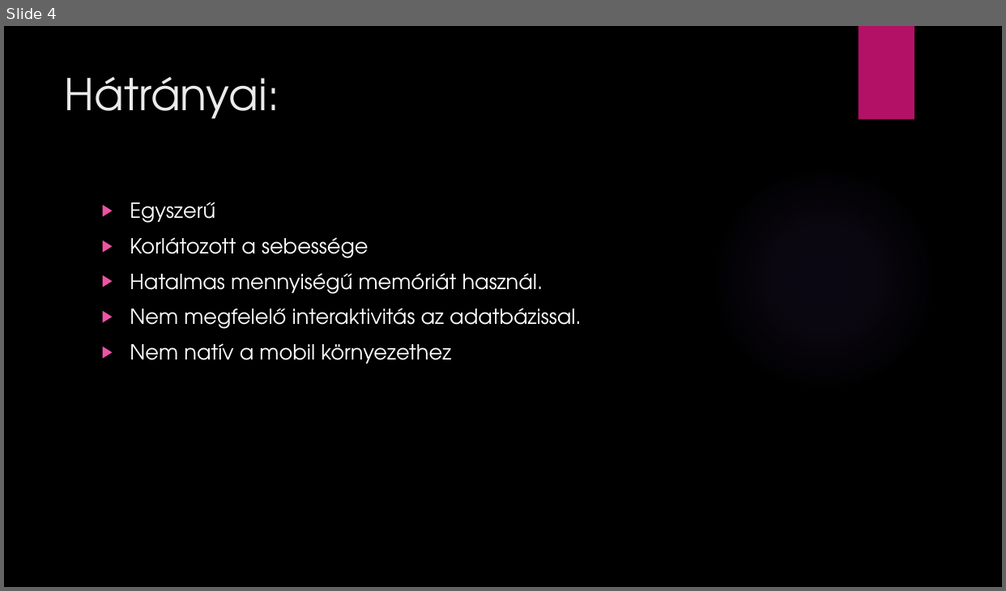
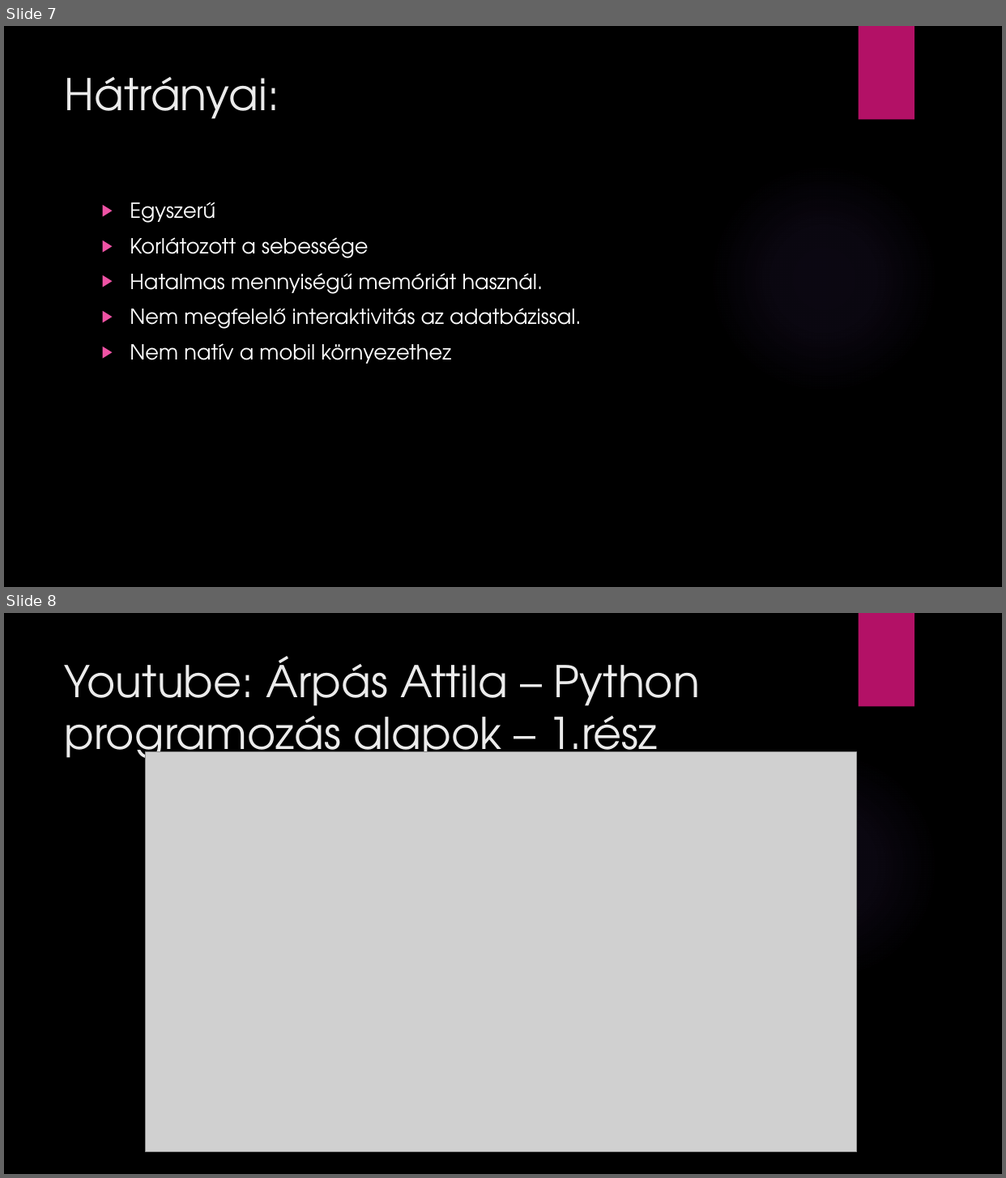
Before and after one commit to IaamSteve/t-zperces_prezent-ci-, a slide deck: Python, Javascript.pptx. Shown one above the other, each under a label of ours: slide 4 before the commit, slides 7 and 8 after it. The pictures are 1006x591 and 1006x1178 pixels, drawn with LibreOffice and Linux fonts; fonts in the diff are those of the drawing; grey boxes stand for pictures; background and template pictures are left out. Boxes give left, top, right and bottom in pixels: in the first picture for what was removed or moved away, otherwise in the second. Text is boxed around its words. In the diff, an @@ line names an element or a change of style, - is before the commit and + after.

```diff
--- a/Python, Javascript.pptx
+++ b/Python, Javascript.pptx
@@ slide 8 added at box(4, 613, 1002, 1174), background picture (left out); not listed: 2 template elements that a slide beside it also shows @@
@@ title added at box(65, 656, 700, 770), 42 pt, text #EBEBEB @@
+Youtube: Árpás Attila – Python programozás alapok – 1.rész
@@ picture added at box(146, 752, 857, 1152) @@
@@ what was slide 4 is now slide 7 @@
```
Also in this commit, not shown: 3 slides changed, 3 other slides added.
